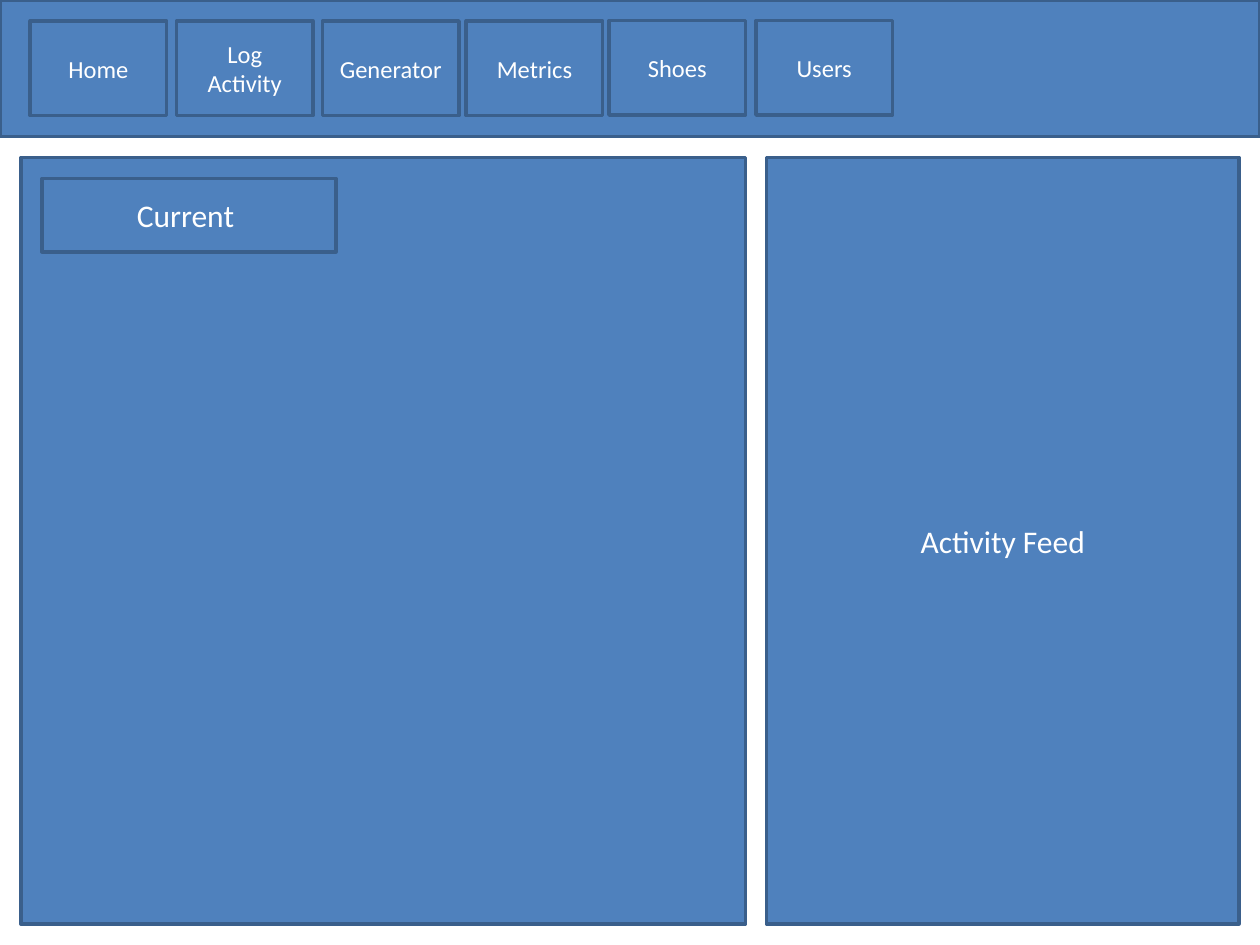
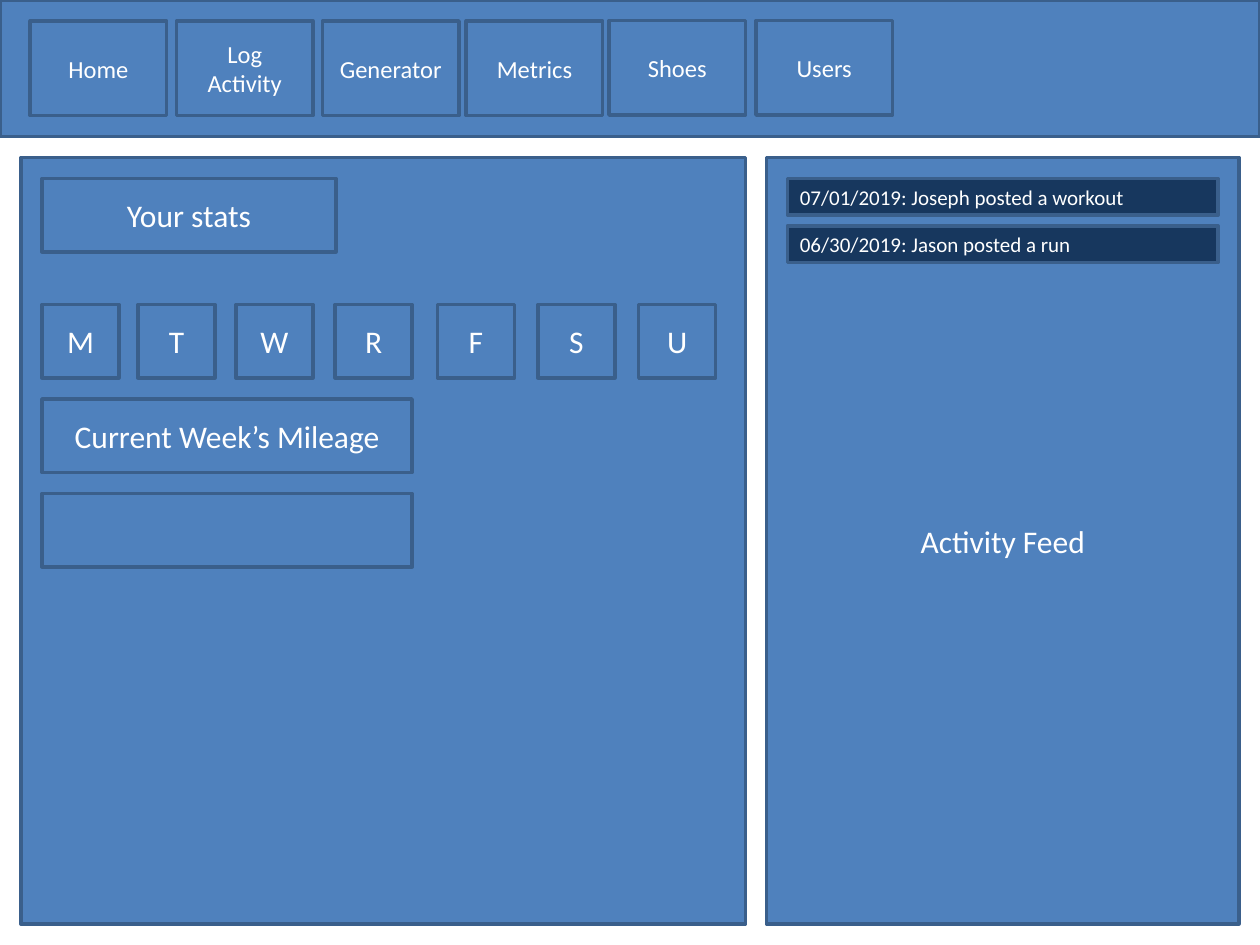
Before and after one commit to curtisyungen/outwork-1.0, a slide deck: slide 4 of Outline.pptx. Drawn at 1260x945 pixels with LibreOffice and Linux fonts; fonts in the diff are those of the drawing. Boxes give left, top, right and bottom in pixels: in the first picture for what was removed or moved away, otherwise in the second. Text is boxed around its words. In the diff, an @@ line names an element or a change of style, - is before the commit and + after.

```diff
--- a/Outline.pptx
+++ b/Outline.pptx
@@ rectangle added at box(788, 179, 1218, 215), fill #17375E, outline #3A5F8C 2 pt, 12 pt, text #FFFFFF @@
+07/01/2019: Joseph posted a workout
@@ text in rectangle at box(127, 207, 251, 227): text changed @@
-Current
+Your stats
@@ rectangle added at box(788, 226, 1218, 262), fill #17375E, outline #3A5F8C 2 pt, 12 pt, text #FFFFFF @@
+06/30/2019: Jason posted a run
@@ rectangle added at box(42, 305, 118, 378), fill #4F81BD, outline #3A5F8C 2 pt, 18 pt, text #FFFFFF @@
+M
@@ rectangle added at box(139, 305, 215, 378), fill #4F81BD, outline #3A5F8C 2 pt, 18 pt, text #FFFFFF @@
+T
@@ rectangle added at box(236, 305, 312, 378), fill #4F81BD, outline #3A5F8C 2 pt, 18 pt, text #FFFFFF @@
+W
@@ rectangle added at box(335, 305, 412, 378), fill #4F81BD, outline #3A5F8C 2 pt, 18 pt, text #FFFFFF @@
+R
@@ rectangle added at box(437, 305, 514, 378), fill #4F81BD, outline #3A5F8C 2 pt, 18 pt, text #FFFFFF @@
+F
@@ rectangle added at box(538, 305, 615, 378), fill #4F81BD, outline #3A5F8C 2 pt, 18 pt, text #FFFFFF @@
+S
@@ rectangle added at box(639, 305, 716, 378), fill #4F81BD, outline #3A5F8C 2 pt, 18 pt, text #FFFFFF @@
+U
@@ rectangle added at box(42, 399, 412, 472), fill #4F81BD, outline #3A5F8C 2 pt, 18 pt, text #FFFFFF @@
+Current Week’s Mileage
@@ rectangle added at box(42, 494, 412, 567), fill #4F81BD, outline #3A5F8C 2 pt @@
```
Also in this commit, not shown: 3 other slides changed, 1 slide removed.
